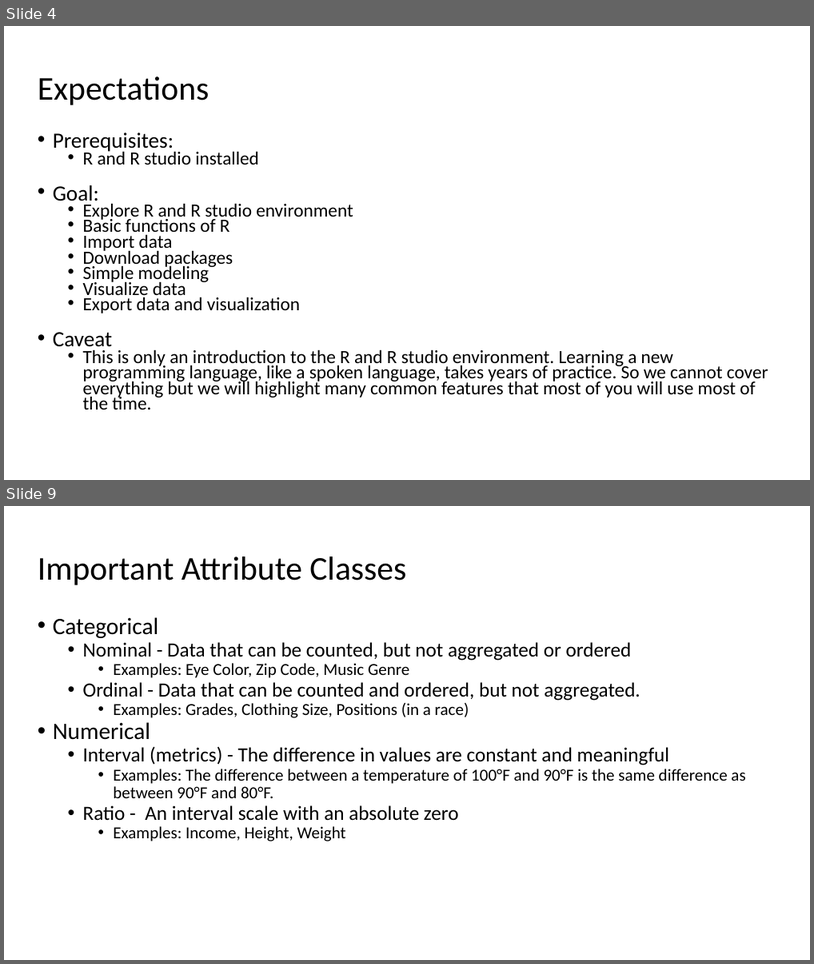
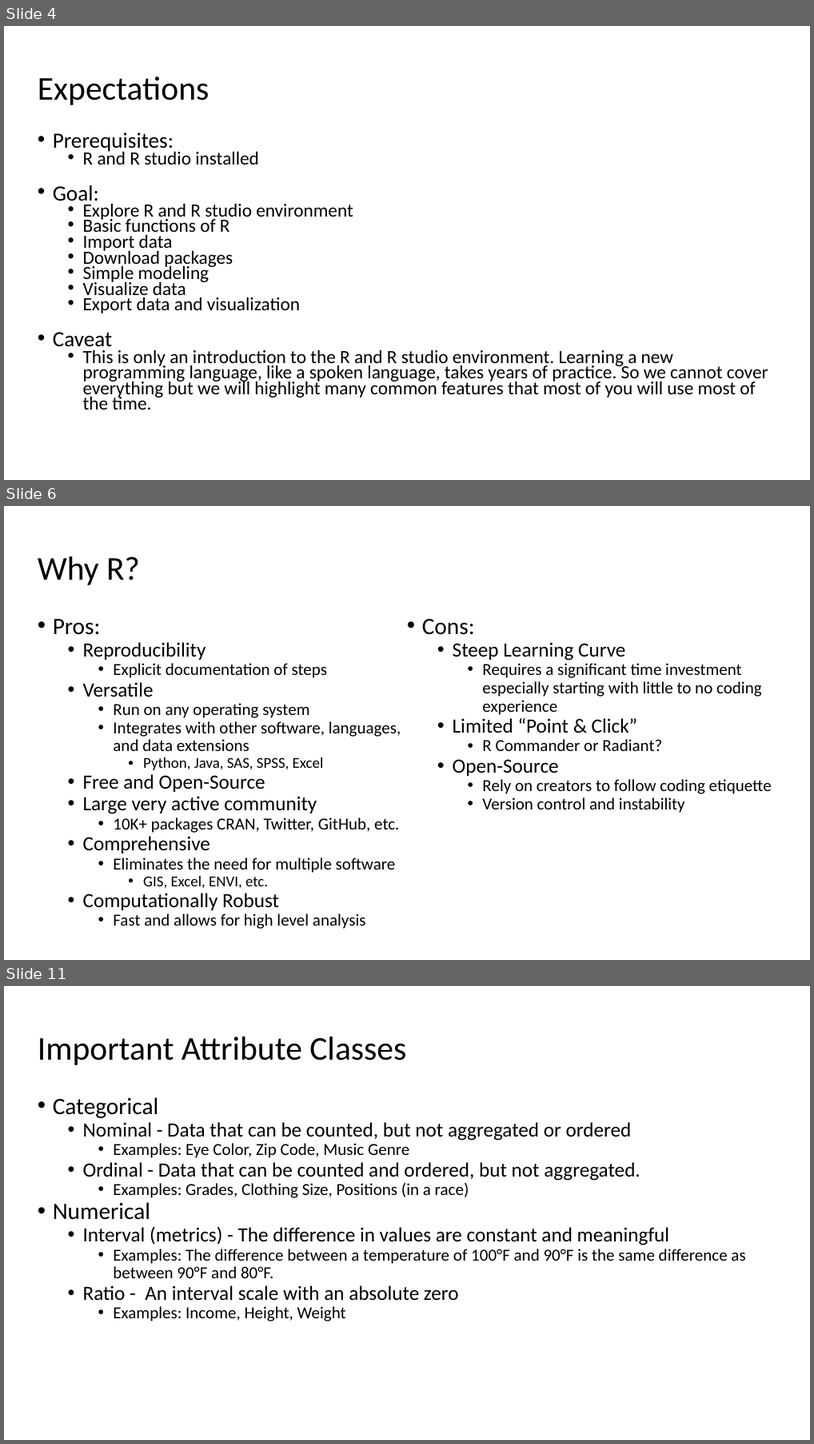
Before and after one commit to RAJohansen/UCL_Workshops, a slide deck: Intro_to_R/Introduction to R.pptx. Shown one above the other, each under a label of ours: slides 4 and 9 before the commit, slides 4, 6 and 11 after it; the slides between them are not shown. The pictures are 814x964 and 814x1444 pixels, drawn with LibreOffice and Linux fonts; fonts in the diff are those of the drawing. Boxes give left, top, right and bottom in pixels: in the first picture for what was removed or moved away, otherwise in the second. Text is boxed around its words. In the diff, an @@ line names an element or a change of style, - is before the commit and + after.

```diff
--- a/Intro_to_R/Introduction to R.pptx
+++ b/Intro_to_R/Introduction to R.pptx
@@ slide 6 added at box(4, 506, 810, 960), background #FFFFFF @@
@@ title added at box(38, 556, 140, 585), 39.6 pt, text #000000 @@
+Why R?
@@ text added at box(53, 619, 772, 928), 20 pt, text #000000 @@
+• Pros:
+  • Reproducibility
+    • Explicit documentation of steps
+  • Versatile
+    • Run on any operating system
+    • Integrates with other software, languages, and data extensions
+      • Python, Java, SAS, SPSS, Excel
+  • Free and Open-Source
+  • Large very active community
+    • 10K+ packages CRAN, Twitter, GitHub, etc.
+  • Comprehensive
+    • Eliminates the need for multiple software
+      • GIS, Excel, ENVI, etc.
+  • Computationally Robust
+    • Fast and allows for high level analysis
+• Cons:
+  • Steep Learning Curve
+    • Requires a significant time investment especially starting with little to no coding experience
+  • Limited “Point & Click”
+    • R Commander or Radiant?
+  • Open-Source
+    • Rely on creators to follow coding etiquette
+    • Version control and instability
@@ what was slide 9 is now slide 11 @@
```
Also in this commit, not shown: 7 slides changed, 4 other slides added, 7 slides removed.
